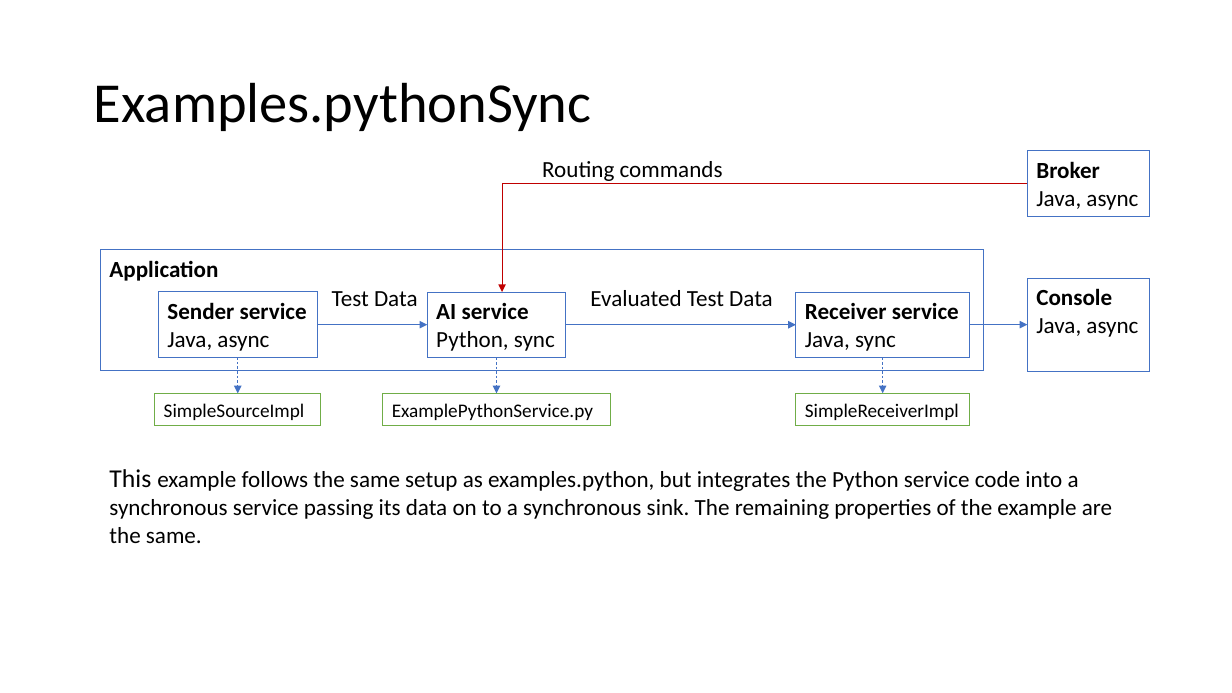
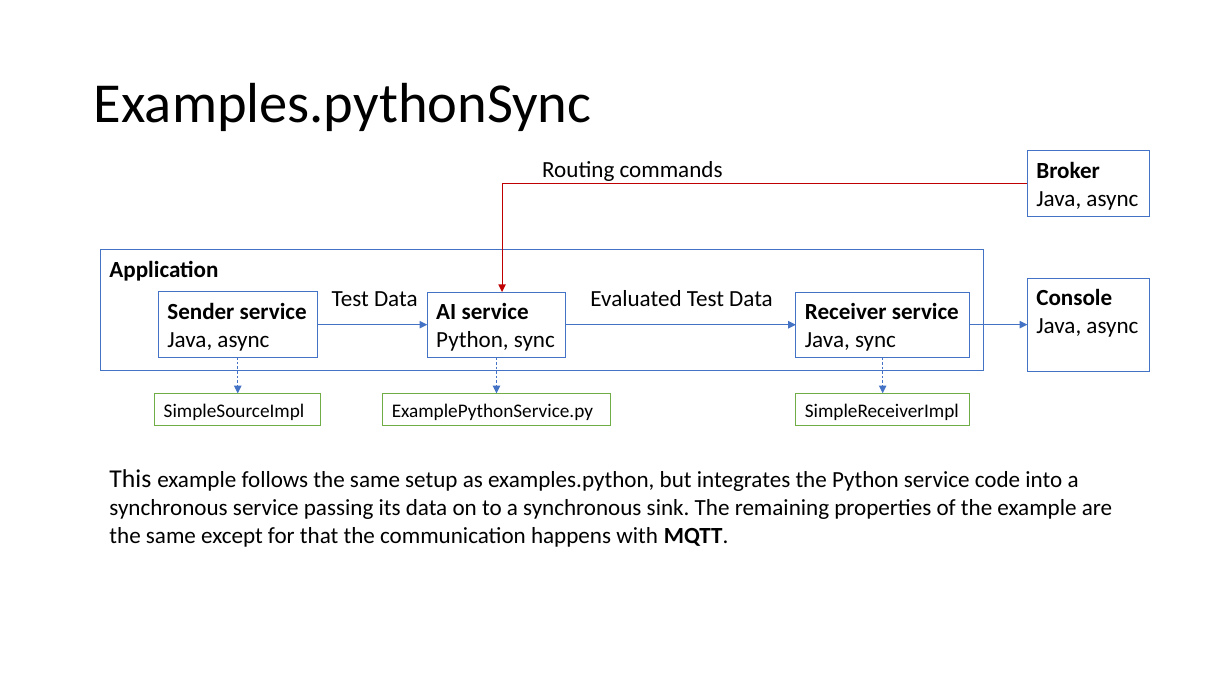
Before and after one commit to iip-ecosphere/platform, a slide deck: slide 1 of platform/examples/examples.pythonSync/docs/Examples_PythonSync.pptx. Drawn at 1232x693 pixels with LibreOffice and Linux fonts; fonts in the diff are those of the drawing. Boxes give left, top, right and bottom in pixels: in the first picture for what was removed or moved away, otherwise in the second. Text is boxed around its words. In the diff, an @@ line names an element or a change of style, - is before the commit and + after.

Commit message:
Second trial for MQTT #71

```diff
--- a/platform/examples/examples.pythonSync/docs/Examples_PythonSync.pptx
+++ b/platform/examples/examples.pythonSync/docs/Examples_PythonSync.pptx
@@ text at box(109, 469, 1112, 547): text changed @@
-This example follows the same setup as examples.python, but integrates the Python service code into a synchronous service passing its data on to a synchronous sink. The remaining properties of the example are the same.
+This example follows the same setup as examples.python, but integrates the Python service code into a synchronous service passing its data on to a synchronous sink. The remaining properties of the example are the same except for that the communication happens with MQTT.
```
Also in this commit, not shown: 3 other files.
